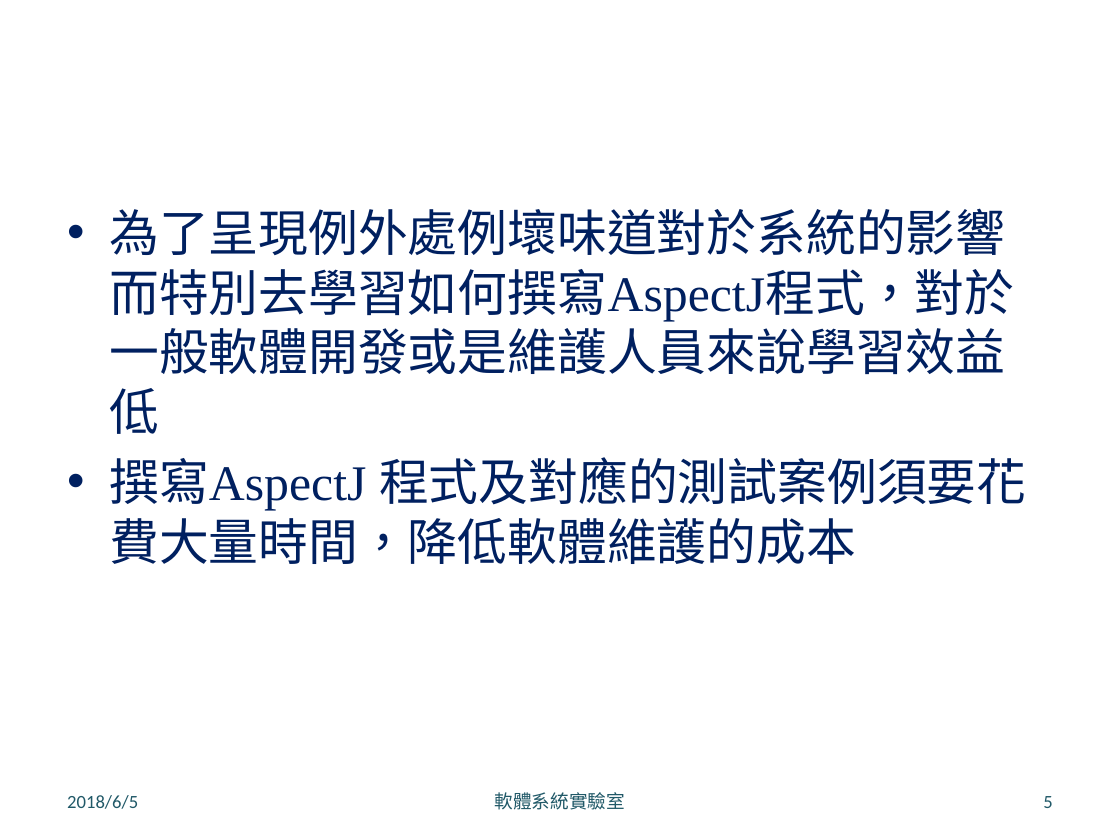
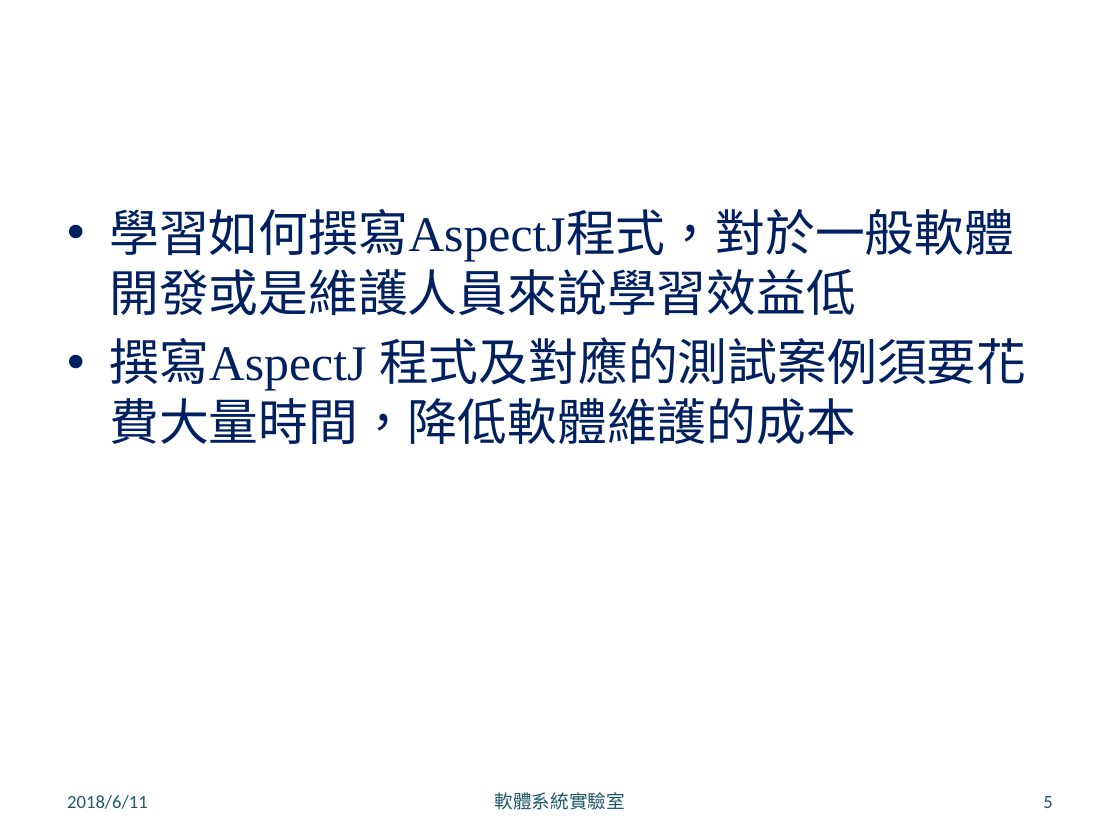
Before and after one commit to LeoLiu1209/Robusta-Thesis, a slide deck: slide 5 of 口試簡報 .pptx. Drawn at 1120x840 pixels with LibreOffice and Linux fonts; fonts in the diff are those of the drawing; background and template pictures are left out. Boxes give left, top, right and bottom in pixels: in the first picture for what was removed or moved away, otherwise in the second. Text is boxed around its words. In the diff, an @@ line names an element or a change of style, - is before the commit and + after.

```diff
--- a/口試簡報 .pptx
+++ b/口試簡報 .pptx
@@ text at (109, 209, 1014, 315): text changed @@
-• 為了呈現例外處例壞味道對於系統的影響而特別去學習如何撰寫AspectJ程式，對於一般軟體開發或是維護人員來說學習效益低
+• 學習如何撰寫AspectJ程式，對於一般軟體開發或是維護人員來說學習效益低
@@ text at (67, 795, 148, 809): text changed @@
-2018/6/5
+2018/6/11
```
Also in this commit, not shown: 18 other slides changed, 5 slides added, 9 other files.
